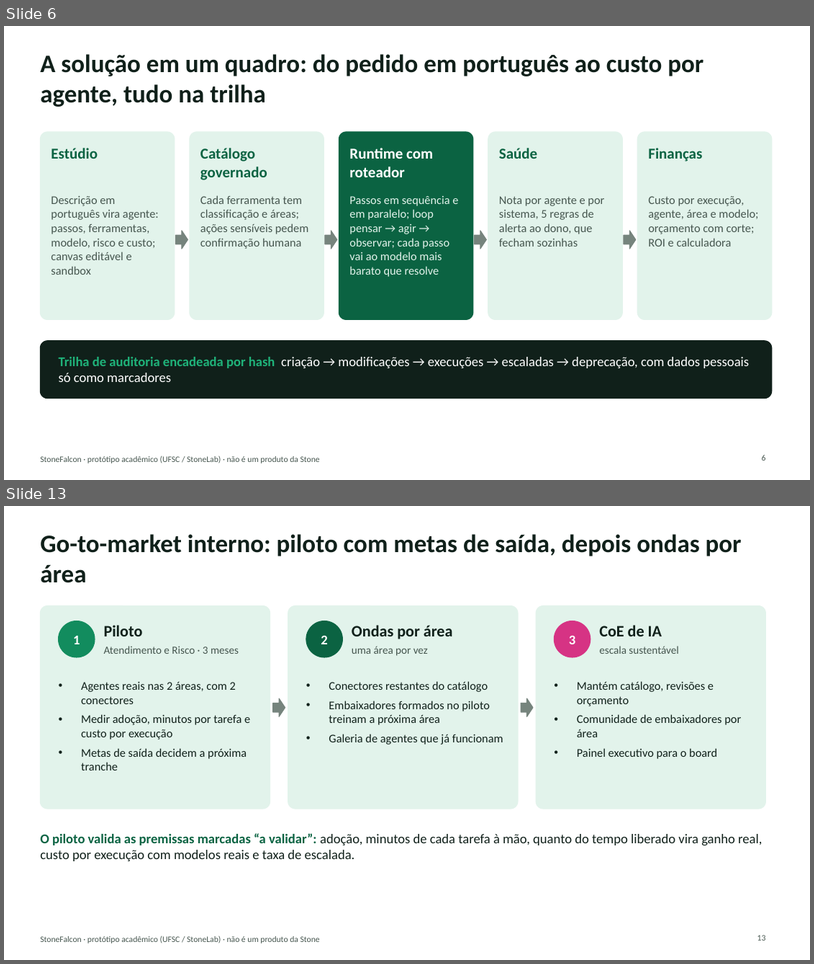
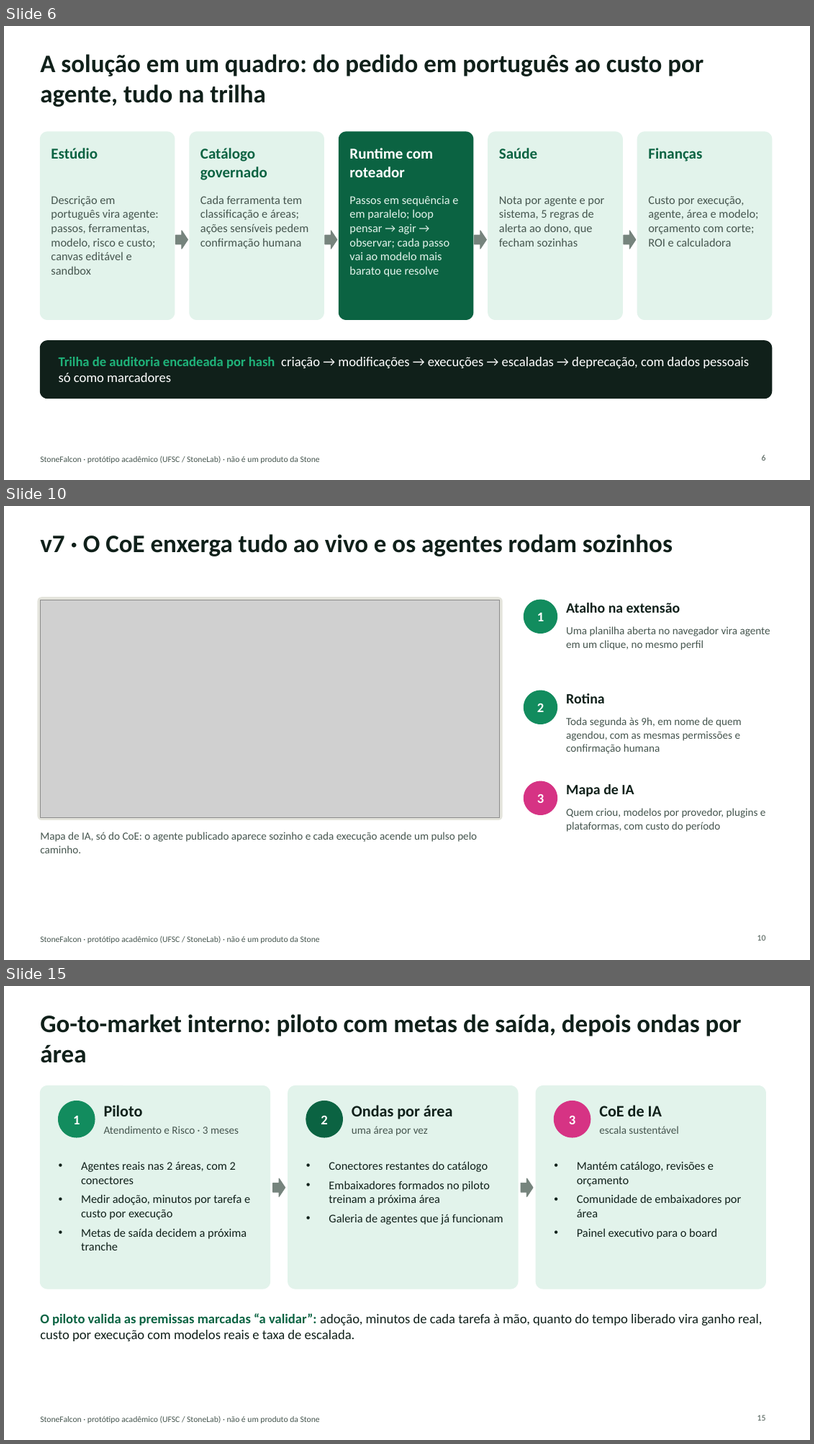
Before and after one commit to jpebecker/stoneFalcon, a slide deck: entregaveis/apresentacao.pptx. Shown one above the other, each under a label of ours: slides 6 and 13 before the commit, slides 6, 10 and 15 after it; the slides between them are not shown. The pictures are 814x964 and 814x1444 pixels, drawn with LibreOffice and Linux fonts; fonts in the diff are those of the drawing; grey boxes stand for pictures. Boxes give left, top, right and bottom in pixels: in the first picture for what was removed or moved away, otherwise in the second. Text is boxed around its words. In the diff, an @@ line names an element or a change of style, - is before the commit and + after.

```diff
--- a/entregaveis/apresentacao.pptx
+++ b/entregaveis/apresentacao.pptx
@@ slide 10 added at bbox=[4, 506, 810, 960], background #FFFFFF; not listed: 1 template element that a slide beside it also shows @@
@@ title added at bbox=[40, 534, 673, 556], 30 pt, text #10201A, bold @@
+v7 · O CoE enxerga tudo ao vivo e os agentes rodam sozinhos
@@ rounded rectangle added at bbox=[38, 597, 502, 819], fill #E4E4DC, outline #E4E4DC 1 pt @@
@@ picture added at bbox=[40, 600, 500, 817] @@
@@ ellipse added at bbox=[525, 600, 558, 633], fill #128C5E, outline #128C5E 1 pt @@
@@ text added at bbox=[538, 613, 544, 621], 16 pt, text #FFFFFF, bold @@
+1
@@ text added at bbox=[566, 602, 681, 613], 17 pt, text #10201A, bold @@
+Atalho na extensão
@@ text added at bbox=[566, 626, 771, 650], 13 pt, text #46564F @@
+Uma planilha aberta no navegador vira agente em um clique, no mesmo perfil
@@ ellipse added at bbox=[525, 690, 558, 723], fill #128C5E, outline #128C5E 1 pt @@
@@ text added at bbox=[566, 693, 605, 703], 17 pt, text #10201A, bold @@
+Rotina
@@ text added at bbox=[538, 703, 544, 712], 16 pt, text #FFFFFF, bold @@
+2
@@ text added at bbox=[566, 717, 742, 754], 13 pt, text #46564F @@
+Toda segunda às 9h, em nome de quem agendou, com as mesmas permissões e confirmação humana
@@ ellipse added at bbox=[525, 781, 558, 815], fill #D63384, outline #D63384 1 pt @@
@@ text added at bbox=[566, 784, 634, 796], 17 pt, text #10201A, bold @@
+Mapa de IA
@@ text added at bbox=[538, 794, 544, 803], 16 pt, text #FFFFFF, bold @@
+3
@@ text added at bbox=[566, 808, 766, 831], 13 pt, text #46564F @@
+Quem criou, modelos por provedor, plugins e plataformas, com custo do período
@@ text added at bbox=[40, 831, 477, 853], 13 pt, text #46564F @@
+Mapa de IA, só do CoE: o agente publicado aparece sozinho e cada execução acende um pulso pelo caminho.
@@ page number added at bbox=[758, 934, 766, 940], 10 pt, text #46564F @@
+10
@@ what was slide 13 is now slide 15 @@
@@ page number at bbox=[758, 1414, 766, 1420]: text changed @@
-13
+15
```
Also in this commit, not shown: 4 slides changed, 1 other slide added, 29 other files.
